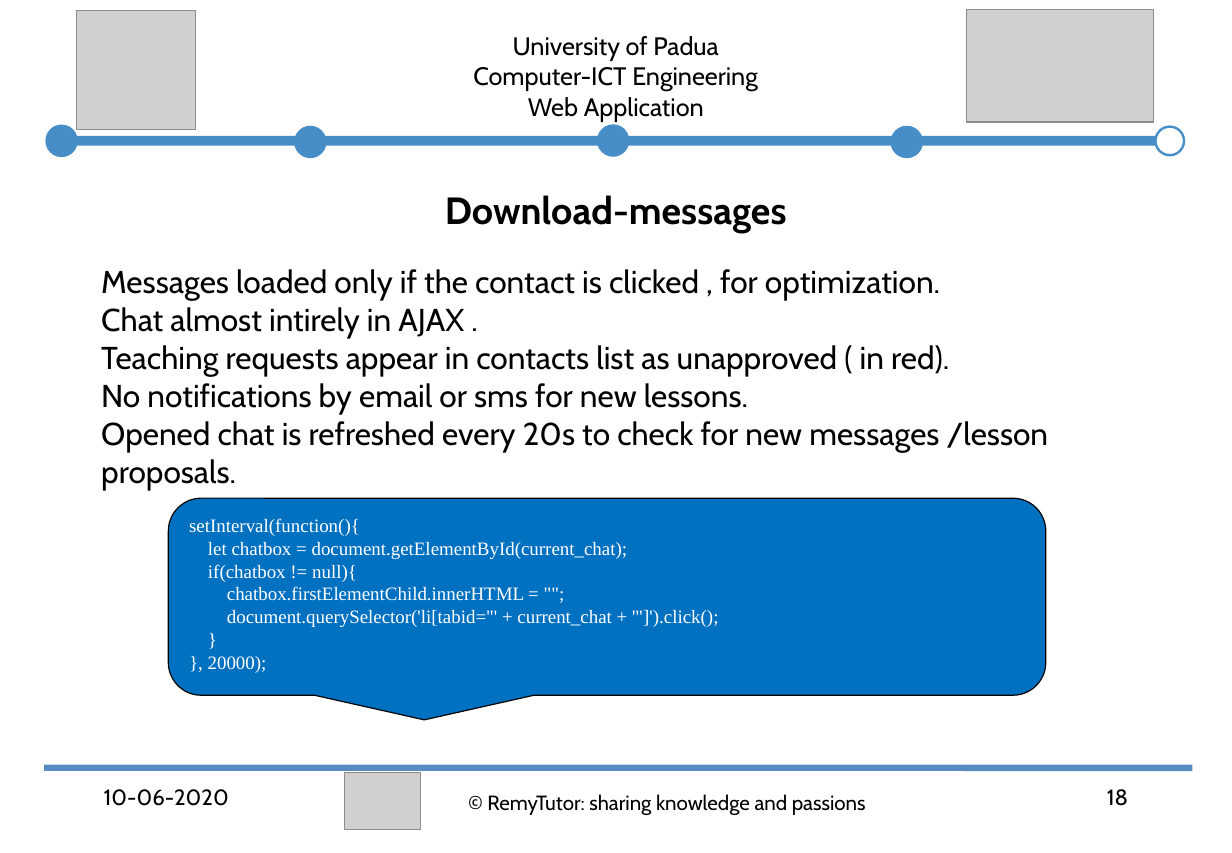
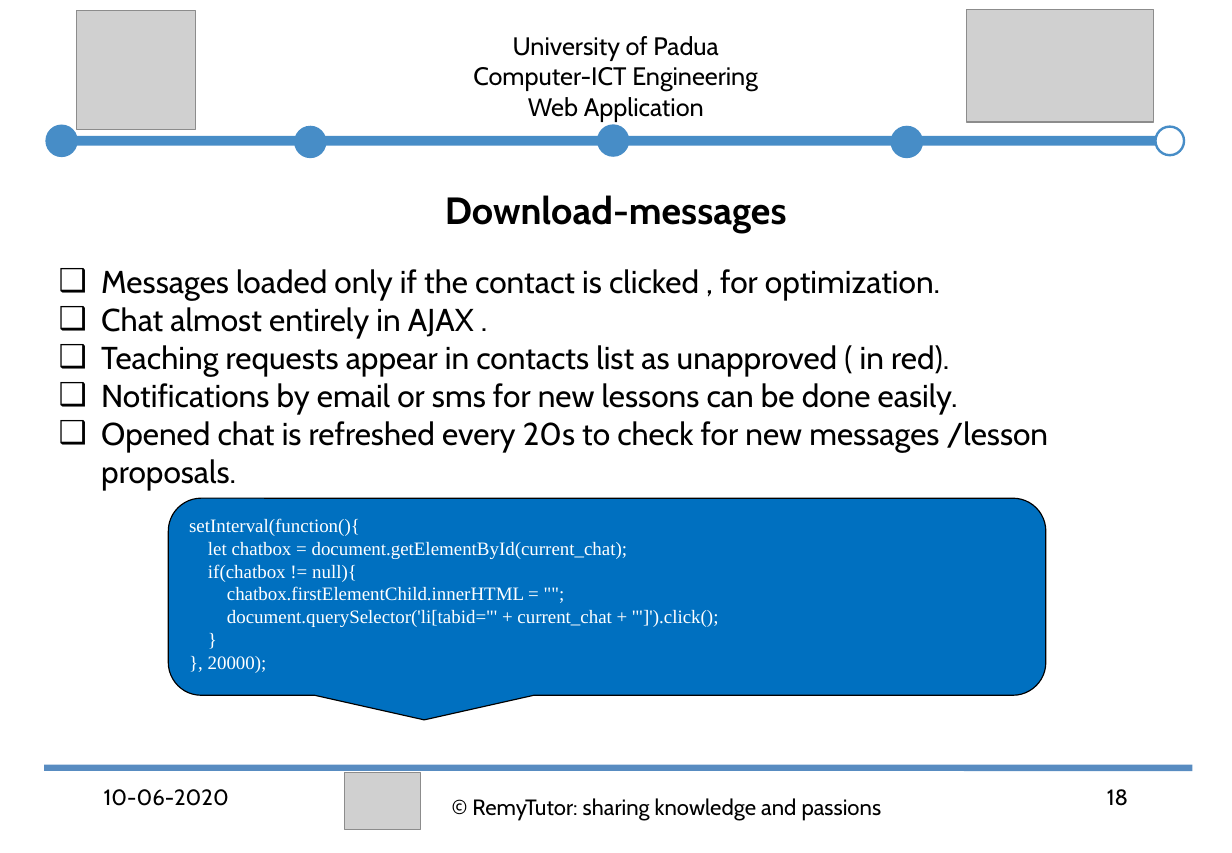
Before and after one commit to abahmadb/Web-Applications, a slide deck: slide 18 of HW2-RemyTutor-2019-2020.ppt. Drawn at 1232x853 pixels with LibreOffice and Linux fonts; fonts in the diff are those of the drawing; grey boxes stand for pictures. Boxes give left, top, right and bottom in pixels: in the first picture for what was removed or moved away, otherwise in the second. Text is boxed around its words. In the diff, an @@ line names an element or a change of style, - is before the commit and + after.

Commit message:
last changes

```diff
--- a/HW2-RemyTutor-2019-2020.ppt
+++ b/HW2-RemyTutor-2019-2020.ppt
@@ text at (x1=101, y1=269, x2=1049, y2=490): bullet colour #FFFFFF to #000000 @@
@@ text at (x1=101, y1=307, x2=474, y2=338): text changed @@
-❑ Chat almost intirely in AJAX .
+❑ Chat almost entirely in AJAX .
@@ text at (x1=101, y1=383, x2=958, y2=414): text changed @@
-❑ No notifications by email or sms for new lessons.
+❑ Notifications by email or sms for new lessons can be done easily.
@@ text "© RemyTutor: sharing knowledge and ..." at (x1=472, y1=798, x2=882, y2=821): size 12.9 to 14 pt; line spacing 0.9 to 1 @@
```
Also in this commit, not shown: 23 other slides changed.
